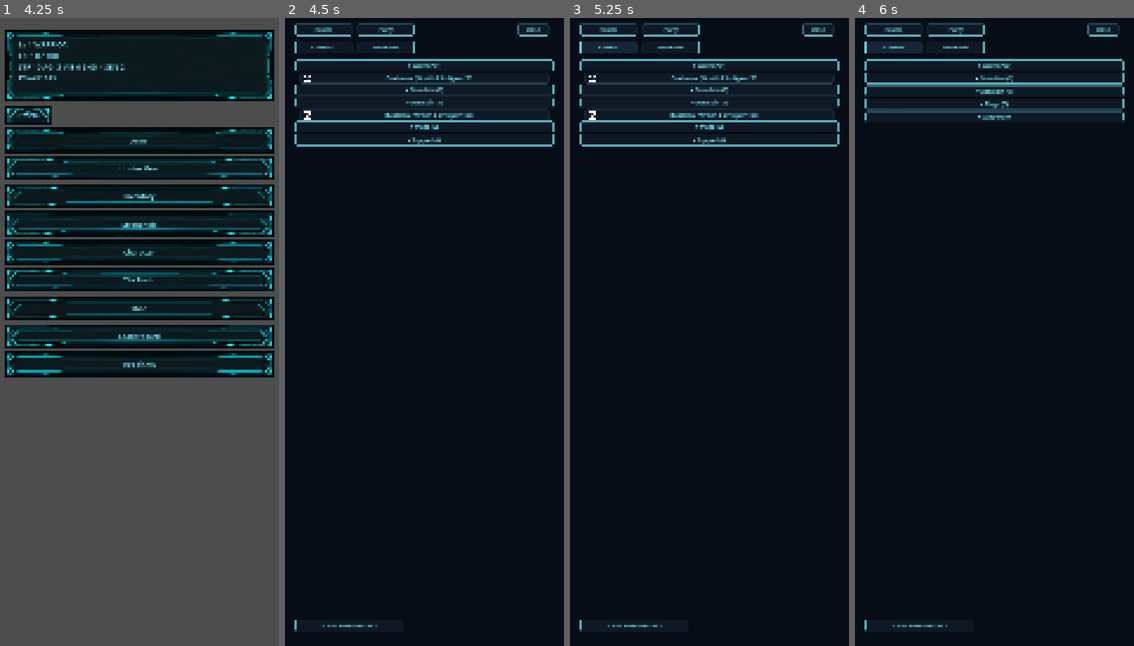
Above: before the commit, frames 1-4 (left to right).
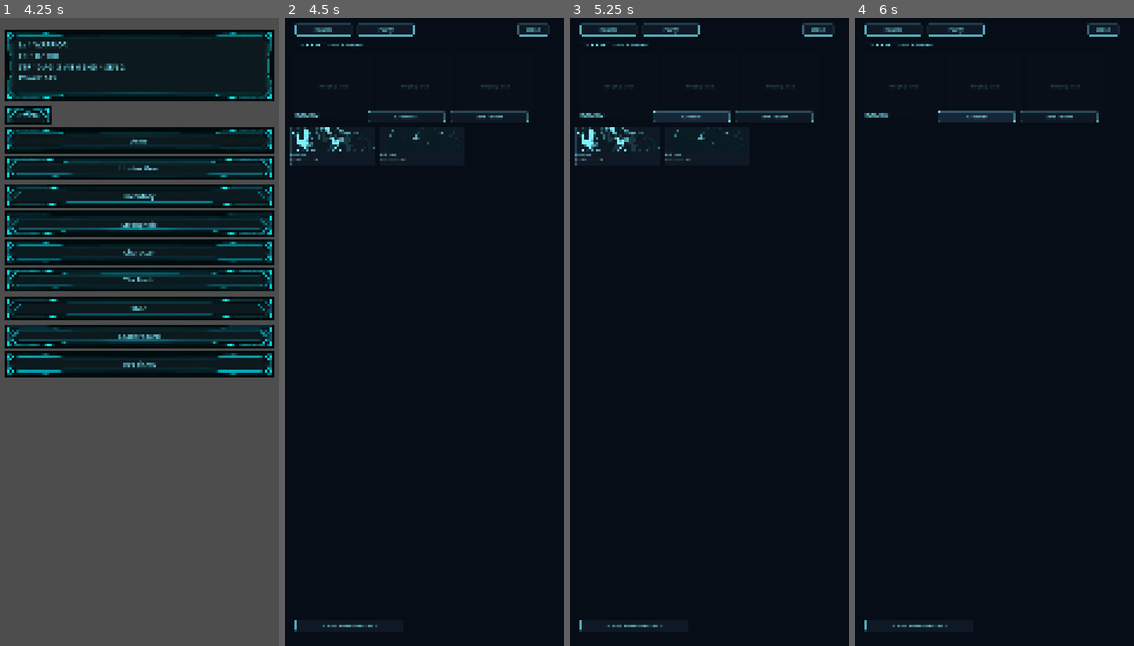
Above: after the commit, the same moments.

Repository: Luke-AI-Developments/HollowHunter
Game: Godot game, scene res://scenes/boot_loader.tscn
The game is run twice, just before and just after one commit, with the same random seed, the same clock (stepped at 60 frames per second) and the same inputs.
Inputs (mouse positions are in pixels of both pictures, inside the frame that each line leads up to):
- Up to frame 1 (4.25 s): tap Enter at 0.5 s; move the mouse to (200, 300) at 0.52 s; hold Shift 0.53-1.25 s; click (200, 300) at 0.67 s; click (53, 175) at 1.27 s; click "Warrior" at 2 s; click "Let's go" at 2.75 s; click "☰ Menu" at 3.5 s
- Up to frame 2 (4.5 s): click "Army" at 4.25 s
- Up to frame 3 (5.25 s): click "Grade: ALL" at 5 s
- Up to frame 4 (6 s): click "Grade: E" at 5.75 s

Frame 1 is identical in both runs. In frame 2, 4.0% of the frame differs, in the area x 1-97%, y 3-24%; in frame 3, 4.3%; in frame 4, 2.6%.

Commit message:
feat: Army roster redesign -- Layout C fielded strip + shader-shaded bench grid (§17/§9b)

Diff:
--- a/scenes/army_view.gd
+++ b/scenes/army_view.gd
@@ -1,7 +1,8 @@
 class_name ArmyView
 extends Node2D
-## §17: the Army management screen. Roster tab (class-grouped, sortable/
-## filterable browse over the whole owned army) and Party tab (party_view.gd:
+## §17: the Army management screen. Roster tab (§9b Layout C: a pinned
+## fielded strip of up to 3 big shadow cards, then a scrolling 3-column
+## bench grid of the rest, grade-filtered and sortable) and Party tab (party_view.gd:
 ## the manual "pick up to 3 who fight" picker over a sorted full-army list)
 ## in one panel. Self-contained controller -- holds HunterState
 ## directly and mutates it itself, same pattern as StrongholdView/
@@ -18,6 +19,19 @@
 const GRADE_FILTER_OPTIONS := ["ALL", "E", "D", "C", "B", "A", "S"]
 const SORT_MODES := ["power", "grade"]
 const MASS_CONVERT_COUNT := 3  ## same v0 batch size main.gd used before this split
+
+## §9b Layout-C grade ramp -- the mock's `--g-*` swatches, used for the
+## per-card meta line colour so grade reads at a glance in the grid.
+const GRADE_COLOR := {
+	"E": Color("9fb2b8"),
+	"D": Color("5fd6a4"),
+	"C": Color("5db4ff"),
+	"B": Color("c08bff"),
+	"A": Color("ffcf5c"),
+	"S": Color("ff7b6b"),
+}
+const CARD_BIG := Vector2(300, 250)
+const CARD_SMALL := Vector2(333, 150)
 
 var _state: HunterState
 var _equipment: Dictionary
@@ -28,13 +42,15 @@
 var _grade_filter: String = "ALL"
 var _sort_mode: String = "power"
 var _party_sort_mode: String = "power"  ## Party tab's own sort cycle (PartyView.sort_changed)
-var _collapsed: Dictionary = {}  ## clazz -> bool, session-only (resets on reopen)
 
 @onready var roster_tab: Node2D = $RosterTab
 @onready var party_tab: PartyView = $SquadTab
-@onready var grade_filter_button: Button = $RosterTab/FilterBar/GradeFilterButton
-@onready var sort_button: Button = $RosterTab/FilterBar/SortButton
-@onready var sections_container: Control = $RosterTab/SectionsScroll/Sections
+@onready var field_strip_heading: Label = $RosterTab/FieldStrip/Heading
+@onready var field_strip_cards: HBoxContainer = $RosterTab/FieldStrip/Cards
+@onready var bench_title: Label = $RosterTab/BenchHeader/Title
+@onready var grade_filter_button: Button = $RosterTab/BenchHeader/GradeFilterButton
+@onready var sort_button: Button = $RosterTab/BenchHeader/SortButton
+@onready var bench_grid: GridContainer = $RosterTab/BenchScroll/BenchGrid
 @onready var mass_convert_button: Button = $RosterTab/BulkBar/MassConvertButton
 
 
@@ -111,82 +127,139 @@
 	_refresh_roster()
 
 
-## Builds one collapsible section per class, each holding that class's
-## (filtered, sorted) shadows as tappable rows -- opens the shadow detail
-## hub on tap, same panel the old flat ArmyLabel + ShadowGearButton used to
-## reach separately. Rebuilds from scratch each call (Sections' children
-## are freed first) rather than diffing -- this list changes rarely enough
-## (claim/level/fuse/convert) that rebuild-on-refresh is simpler and cheap.
+## §9b Layout C: a pinned "fielded strip" of up to PARTY_SIZE big shadow
+## cards (active_party_ids in pick order, padded with dim placeholders when
+## understrength), then a scrolling 3-column "bench grid" of every other
+## owned shadow, grade-filtered and sorted by the bench header's buttons.
+## Class grouping is gone. Each real card is a Button routing to the shadow
+## detail hub, same as the old roster rows. Rebuilds from scratch each call.
 func _refresh_roster() -> void:
-	for child in sections_container.get_children():
-		child.queue_free()
+	for c in field_strip_cards.get_children():
+		c.queue_free()
+	for c in bench_grid.get_children():
+		c.queue_free()
 
 	var enriched := SquadBuilder.enrich_army(
 		_state.army, _monsters, _state.level, _equipment, _state.inventory
 	)
-	if _grade_filter != "ALL":
-		enriched = enriched.filter(func(e: Dictionary) -> bool: return e["grade"] == _grade_filter)
-	var sort_key := "power" if _sort_mode == "power" else "grade"
-	enriched.sort_custom(
-		func(a: Dictionary, b: Dictionary) -> bool:
-			if sort_key == "power":
-				return a["power"] > b["power"]
-			return GameLogic.RANK_ORDER.find(b["grade"]) < GameLogic.RANK_ORDER.find(a["grade"])
-	)
-
 	var fielded_ids := {}
 	for id in _state.active_party_ids:
 		fielded_ids[id] = true
 
-	var y := 0.0
-	for clazz in SquadBuilder.CLASSES:
-		var class_shadows: Array = enriched.filter(
-			func(e: Dictionary) -> bool: return e["clazz"] == clazz
-		)
-		var collapsed: bool = _collapsed.get(clazz, false)
-		var header := Button.new()
-		header.position = Vector2(40, y)
-		header.size = Vector2(1000, 44)
-		header.text = (
-			"%s %s (%d)" % ["▸" if collapsed else "▾", clazz.capitalize(), class_shadows.size()]
-		)
-		header.pressed.connect(_on_section_header_pressed.bind(clazz))
-		sections_container.add_child(header)
-		y += 50
-
-		if collapsed:
-			continue
-
-		for e: Dictionary in class_shadows:
-			var row := Button.new()
-			row.position = Vector2(60, y)
-			row.size = Vector2(960, 40)
-			row.icon = ArtPaths.monster_portrait(e["monster_id"])
-			row.expand_icon = true
-			var marker := " [P]" if fielded_ids.has(e["instance_id"]) else ""
-			marker += " [L]" if e["locked"] else ""
-			marker += " [F]" if e["favorite"] else ""
-			row.text = (
-				"%s (%s·%s Lv%d) pwr:%d%s"
-				% [e["display_name"], e["grade_name"], e["grade"], e["level"], e["power"], marker]
-			)
-			row.pressed.connect(_on_shadow_row_pressed.bind(e["instance_id"]))
-			sections_container.add_child(row)
-			y += 44
-
-	# Lets SectionsScroll (the ScrollContainer wrapping this node) know the
-	# true content height so it knows how far there is to scroll -- a bare
-	# Control reports zero minimum size otherwise since nothing here is
-	# laid out by an auto-layout container.
-	sections_container.custom_minimum_size = Vector2(1000, y)
-
-
-## Collapsing/expanding folds the section's row space away rather than just
-## hiding the rows in place -- _refresh_roster() skips building a collapsed
-## section's rows entirely, so the sections below shift up to fill the gap.
-func _on_section_header_pressed(clazz: String) -> void:
-	_collapsed[clazz] = not _collapsed.get(clazz, false)
-	_refresh_roster()
+	# --- fielded strip: active_party_ids in pick order, padded to PARTY_SIZE ---
+	var by_id := {}
+	for e: Dictionary in enriched:
+		by_id[e["instance_id"]] = e
+	var fielded_count := 0
+	for id in _state.active_party_ids:
+		if by_id.has(id):
+			field_strip_cards.add_child(_make_shadow_card(by_id[id], true, true))
+			fielded_count += 1
+	for _i in range(GameLogic.PARTY_SIZE - fielded_count):
+		field_strip_cards.add_child(_make_empty_slot_card())
+	field_strip_heading.text = (
+		"YOUR PARTY -- %d / %d fielded" % [fielded_count, GameLogic.PARTY_SIZE]
+	)
+
+	# --- bench: everything not fielded, grade-filtered, sorted ---
+	var bench: Array = enriched.filter(
+		func(e: Dictionary) -> bool: return not fielded_ids.has(e["instance_id"])
+	)
+	if _grade_filter != "ALL":
+		bench = bench.filter(func(e: Dictionary) -> bool: return e["grade"] == _grade_filter)
+	bench.sort_custom(
+		func(a: Dictionary, b: Dictionary) -> bool:
+			if _sort_mode == "power":
+				return a["power"] > b["power"]
+			return GameLogic.RANK_ORDER.find(b["grade"]) < GameLogic.RANK_ORDER.find(a["grade"])
+	)
+	for e: Dictionary in bench:
+		bench_grid.add_child(_make_shadow_card(e, false, false))
+	bench_title.text = "BENCH (%d)" % bench.size()
+
+
+## Builds one shadow card: shader-recoloured portrait, name and a
+## "grade_name·grade  Lv N  ·  power" meta line coloured by grade, plus
+## P/L/F pips. The whole card is a Button routing to the detail card,
+## same as the old roster rows. `big` toggles the fielded-strip size.
+func _make_shadow_card(e: Dictionary, fielded: bool, big: bool) -> Control:
+	var card := Button.new()
+	card.custom_minimum_size = CARD_BIG if big else CARD_SMALL
+	card.clip_contents = true
+	card.pressed.connect(_on_shadow_row_pressed.bind(e["instance_id"]))
+
+	var box := VBoxContainer.new()
+	box.set_anchors_preset(Control.PRESET_FULL_RECT)
+	box.mouse_filter = Control.MOUSE_FILTER_IGNORE
+	card.add_child(box)
+
+	var portrait := TextureRect.new()
+	portrait.custom_minimum_size = Vector2(0, (150 if big else 92))
+	portrait.expand_mode = TextureRect.EXPAND_IGNORE_SIZE
+	portrait.stretch_mode = TextureRect.STRETCH_KEEP_ASPECT_COVERED
+	portrait.mouse_filter = Control.MOUSE_FILTER_IGNORE
+	var tex := ArtPaths.monster_portrait(e["monster_id"])
+	if tex != null:
+		portrait.texture = tex
+		portrait.material = ArtPaths.shadow_material()
+	box.add_child(portrait)
+
+	var name_label := Label.new()
+	name_label.text = String(e["display_name"])
+	name_label.add_theme_font_size_override("font_size", 18 if big else 14)
+	box.add_child(name_label)
+
+	var meta := Label.new()
+	meta.text = (
+		"%s·%s  Lv %d  ·  %s"
+		% [e["grade_name"], e["grade"], int(e["level"]), _grouped(int(e["power"]))]
+	)
+	meta.add_theme_font_size_override("font_size", 13 if big else 11)
+	meta.add_theme_color_override("font_color", GRADE_COLOR.get(String(e["grade"]), Color.WHITE))
+	box.add_child(meta)
+
+	var markers := PackedStringArray()
+	if fielded:
+		markers.append("P")
+	if bool(e["locked"]):
+		markers.append("L")
+	if bool(e["favorite"]):
+		markers.append("F")
+	if not markers.is_empty():
+		var pips := Label.new()
+		pips.text = " ".join(markers)
+		pips.add_theme_font_size_override("font_size", 12)
+		box.add_child(pips)
+
+	return card
+
+
+## A dim placeholder filling an unused party slot in the fielded strip
+## (early game / understrength party). Not tappable.
+func _make_empty_slot_card() -> Control:
+	var slot := PanelContainer.new()
+	slot.custom_minimum_size = CARD_BIG
+	slot.modulate = Color(1, 1, 1, 0.28)
+	var l := Label.new()
+	l.text = "empty slot"
+	l.horizontal_alignment = HORIZONTAL_ALIGNMENT_CENTER
+	l.vertical_alignment = VERTICAL_ALIGNMENT_CENTER
+	slot.add_child(l)
+	return slot
+
+
+## Thousands-separated integer for card power text -- mirrors
+## shadow_reveal_card.gd._grouped so the two shadow surfaces read alike.
+func _grouped(n: int) -> String:
+	var s := str(n)
+	var out := ""
+	var c := 0
+	for i in range(s.length() - 1, -1, -1):
+		out = s[i] + out
+		c += 1
+		if c % 3 == 0 and i > 0:
+			out = "," + out
+	return out
 
 
 func _on_shadow_row_pressed(shadow_instance_id: String) -> void:
--- a/scenes/main.tscn
+++ b/scenes/main.tscn
@@ -512,33 +512,59 @@
 
 [node name="RosterTab" type="Node2D" parent="GameUI/ArmyPanel"]
 
-[node name="FilterBar" type="Node2D" parent="GameUI/ArmyPanel/RosterTab"]
+[node name="FieldStrip" type="Node2D" parent="GameUI/ArmyPanel/RosterTab"]
 position = Vector2(0, 90)
 
-[node name="GradeFilterButton" type="Button" parent="GameUI/ArmyPanel/RosterTab/FilterBar"]
-offset_left = 40.0
-offset_top = 0.0
-offset_right = 260.0
-offset_bottom = 50.0
+[node name="Heading" type="Label" parent="GameUI/ArmyPanel/RosterTab/FieldStrip"]
+offset_left = 40.0
+offset_right = 1040.0
+offset_bottom = 36.0
+theme_override_font_sizes/font_size = 20
+text = "YOUR PARTY"
+
+[node name="Cards" type="HBoxContainer" parent="GameUI/ArmyPanel/RosterTab/FieldStrip"]
+offset_left = 40.0
+offset_top = 44.0
+offset_right = 1040.0
+offset_bottom = 300.0
+theme_override_constants/separation = 12
+
+[node name="BenchHeader" type="Node2D" parent="GameUI/ArmyPanel/RosterTab"]
+position = Vector2(0, 360)
+
+[node name="Title" type="Label" parent="GameUI/ArmyPanel/RosterTab/BenchHeader"]
+offset_left = 40.0
+offset_right = 300.0
+offset_bottom = 40.0
+theme_override_font_sizes/font_size = 20
+text = "BENCH"
+
+[node name="GradeFilterButton" type="Button" parent="GameUI/ArmyPanel/RosterTab/BenchHeader"]
+offset_left = 320.0
+offset_right = 620.0
+offset_bottom = 44.0
 theme_override_font_sizes/font_size = 18
 text = "Grade: ALL"
 
-[node name="SortButton" type="Button" parent="GameUI/ArmyPanel/RosterTab/FilterBar"]
-offset_left = 280.0
-offset_top = 0.0
-offset_right = 500.0
-offset_bottom = 50.0
+[node name="SortButton" type="Button" parent="GameUI/ArmyPanel/RosterTab/BenchHeader"]
+offset_left = 640.0
+offset_right = 940.0
+offset_bottom = 44.0
 theme_override_font_sizes/font_size = 18
 text = "Sort: Power"
 
-[node name="SectionsScroll" type="ScrollContainer" parent="GameUI/ArmyPanel/RosterTab"]
-offset_left = 0.0
-offset_top = 160.0
-offset_right = 1080.0
+[node name="BenchScroll" type="ScrollContainer" parent="GameUI/ArmyPanel/RosterTab"]
+offset_left = 20.0
+offset_top = 420.0
+offset_right = 1060.0
 offset_bottom = 2300.0
 
-[node name="Sections" type="Control" parent="GameUI/ArmyPanel/RosterTab/SectionsScroll"]
+[node name="BenchGrid" type="GridContainer" parent="GameUI/ArmyPanel/RosterTab/BenchScroll"]
 layout_mode = 2
+size_flags_horizontal = 3
+columns = 3
+theme_override_constants/h_separation = 10
+theme_override_constants/v_separation = 10
 
 [node name="BulkBar" type="Node2D" parent="GameUI/ArmyPanel/RosterTab"]
 position = Vector2(0, 2320)
